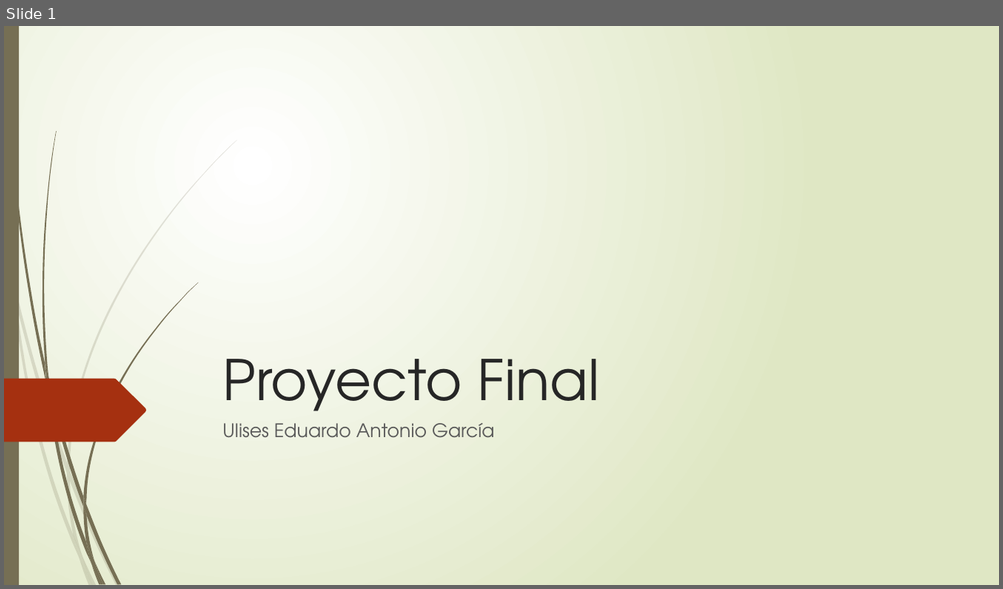
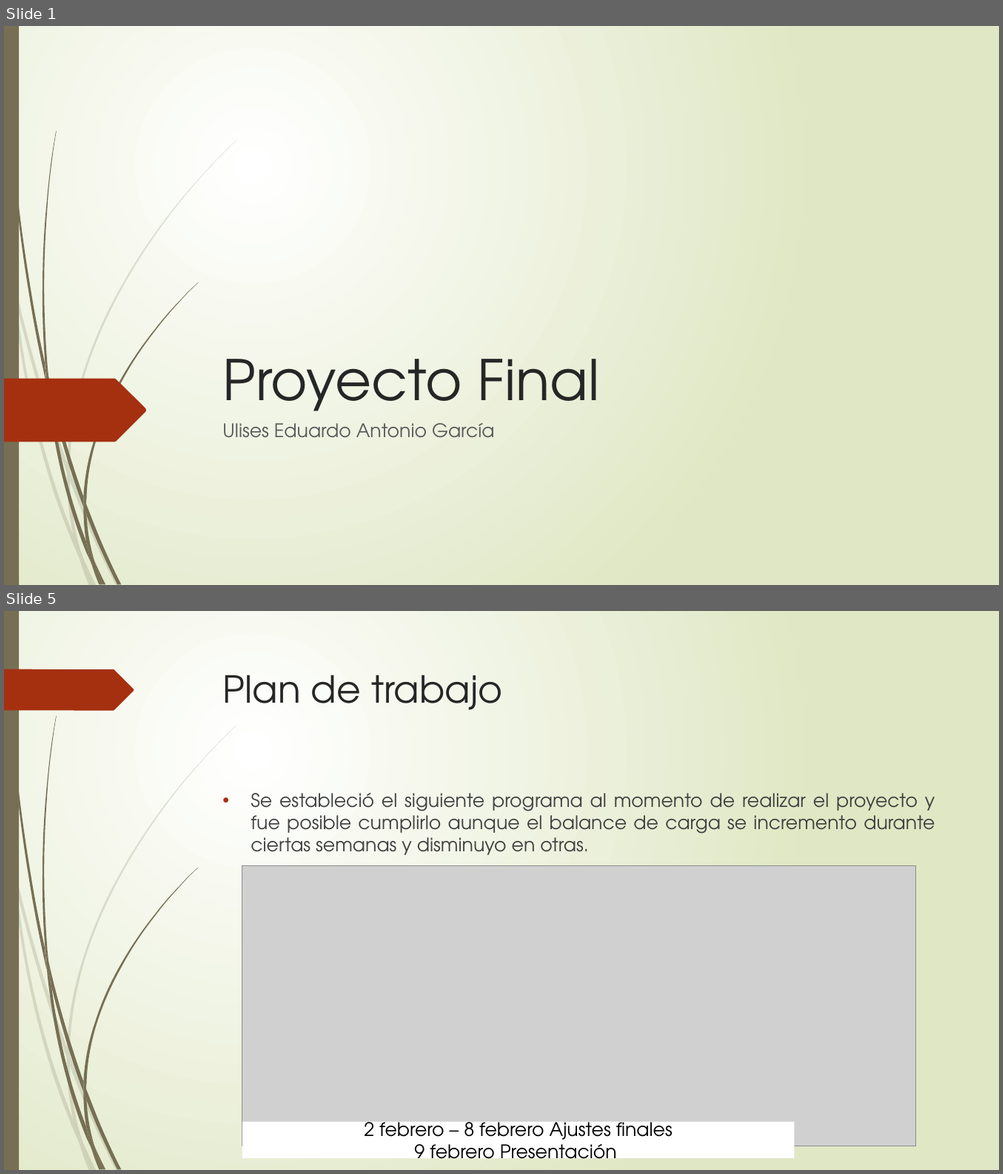
Before and after one commit to gitloot/ComputacionGraficaAvanzada, a slide deck: DocumentacionProyecto/PresentacionES_EN.pptx. Shown one above the other, each under a label of ours: slide 1 before the commit, slides 1 and 5 after it; the slides between them are not shown. The pictures are 1003x589 and 1003x1174 pixels, drawn with LibreOffice and Linux fonts; fonts in the diff are those of the drawing; grey boxes stand for pictures. Boxes give left, top, right and bottom in pixels: in the first picture for what was removed or moved away, otherwise in the second. Text is boxed around its words. In the diff, an @@ line names an element or a change of style, - is before the commit and + after.

Commit message:
Proyecto Final Documentacion Actualización 3

```diff
--- a/DocumentacionProyecto/PresentacionES_EN.pptx
+++ b/DocumentacionProyecto/PresentacionES_EN.pptx
@@ slide 5 added at <box>4,611,999,1170</box>, background gradient #FFFFFF to #DFE8C4; not listed: 23 template elements that a slide beside it also shows @@
@@ freeform shape added at <box>4,669,134,710</box>, fill #A53010 @@
@@ title added at <box>223,675,502,710</box>, 36 pt, text #262626 @@
+Plan de trabajo
@@ text added at <box>250,793,935,855</box>, 18 pt, text #404040 @@
+• Se estableció el siguiente programa al momento de realizar el proyecto y fue posible cumplirlo aunque el balance de carga se incremento durante ciertas semanas y disminuyo en otras.
@@ picture added at <box>242,866,916,1147</box> @@
@@ rectangle added at <box>242,1122,794,1159</box>, fill #FFFFFF, 18 pt, text #000000 @@
+2 febrero – 8 febrero Ajustes finales
+9 febrero Presentación
```
Also in this commit, not shown: 33 other slides added, 1 slide removed, 1 other file.
